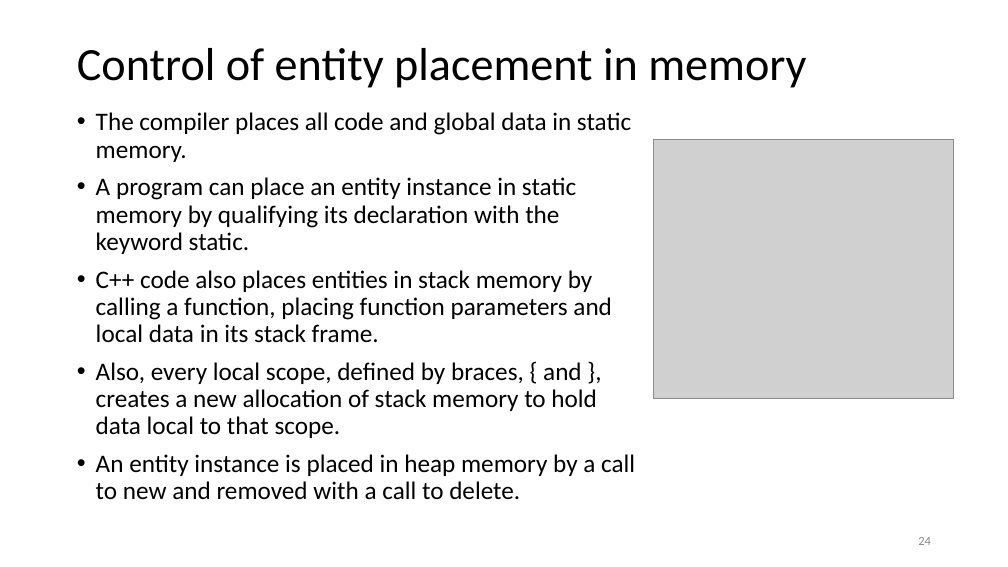
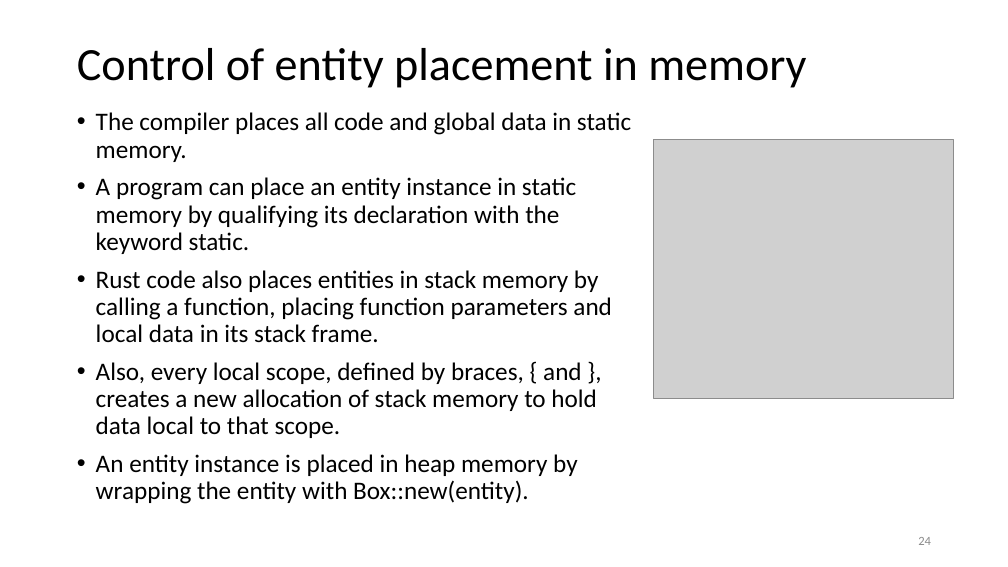
Before and after one commit to JimFawcett/JimFawcett.github.io, a slide deck: slide 24 of Resources/RustModels.pptx. Drawn at 1008x567 pixels with LibreOffice and Linux fonts; fonts in the diff are those of the drawing; grey boxes stand for pictures. Boxes give left, top, right and bottom in pixels: in the first picture for what was removed or moved away, otherwise in the second. Text is boxed around its words. In the diff, an @@ line names an element or a change of style, - is before the commit and + after.

```diff
--- a/Resources/RustModels.pptx
+++ b/Resources/RustModels.pptx
@@ text at (x1=96, y1=270, x2=612, y2=343): text changed @@
-• C++ code also places entities in stack memory by calling a function, placing function parameters and local data in its stack frame.
+• Rust code also places entities in stack memory by calling a function, placing function parameters and local data in its stack frame.
@@ text at (x1=96, y1=454, x2=578, y2=504): text changed @@
-• An entity instance is placed in heap memory by a call to new and removed with a call to delete.
+• An entity instance is placed in heap memory by wrapping the entity with Box::new(entity).
```
Also in this commit, not shown: 18 other slides changed, 2 slides added, 2 slides removed, 3 other files.
